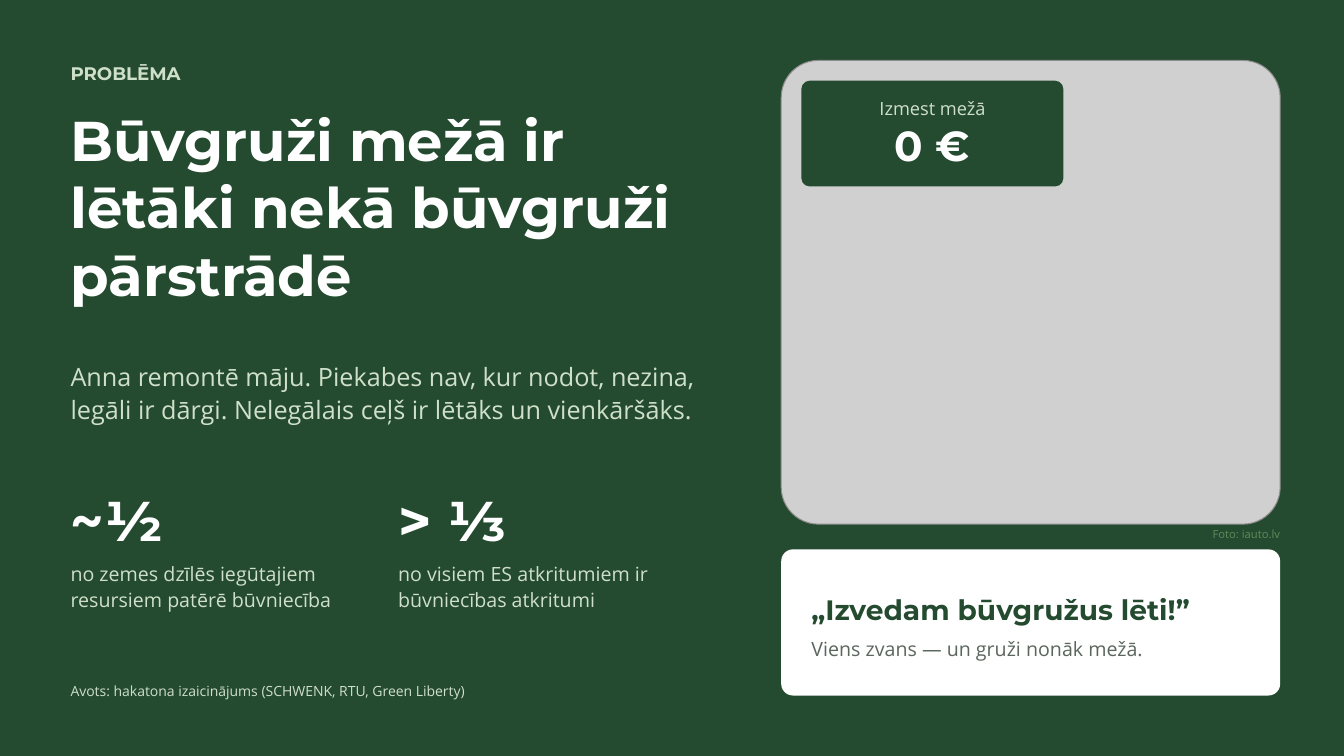
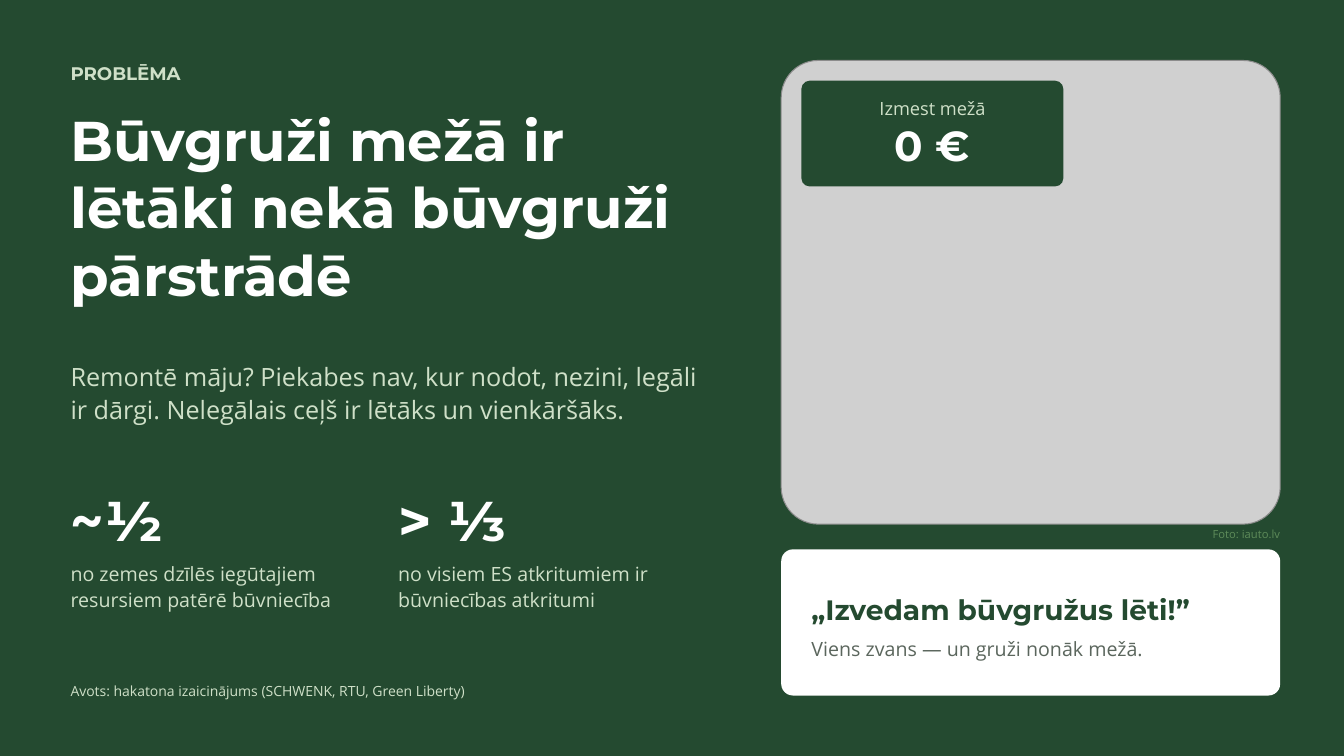
Before and after one commit to cimagustavs/Projekti_majaslapas, a slide deck: slide 1 of hakatons/buvgruzu-birza.pptx. Drawn at 1344x756 pixels with LibreOffice and Linux fonts; fonts in the diff are those of the drawing; grey boxes stand for pictures. Boxes give left, top, right and bottom in pixels: in the first picture for what was removed or moved away, otherwise in the second. Text is boxed around its words. In the diff, an @@ line names an element or a change of style, - is before the commit and + after.

```diff
--- a/hakatons/buvgruzu-birza.pptx
+++ b/hakatons/buvgruzu-birza.pptx
@@ text at (71,367,697,425): text changed @@
-Anna remontē māju. Piekabes nav, kur nodot, nezina, legāli ir dārgi. Nelegālais ceļš ir lētāks un vienkāršāks.
+Remontē māju? Piekabes nav, kur nodot, nezini, legāli ir dārgi. Nelegālais ceļš ir lētāks un vienkāršāks.
```
Also in this commit, not shown: 2 other slides changed, 3 other files.
